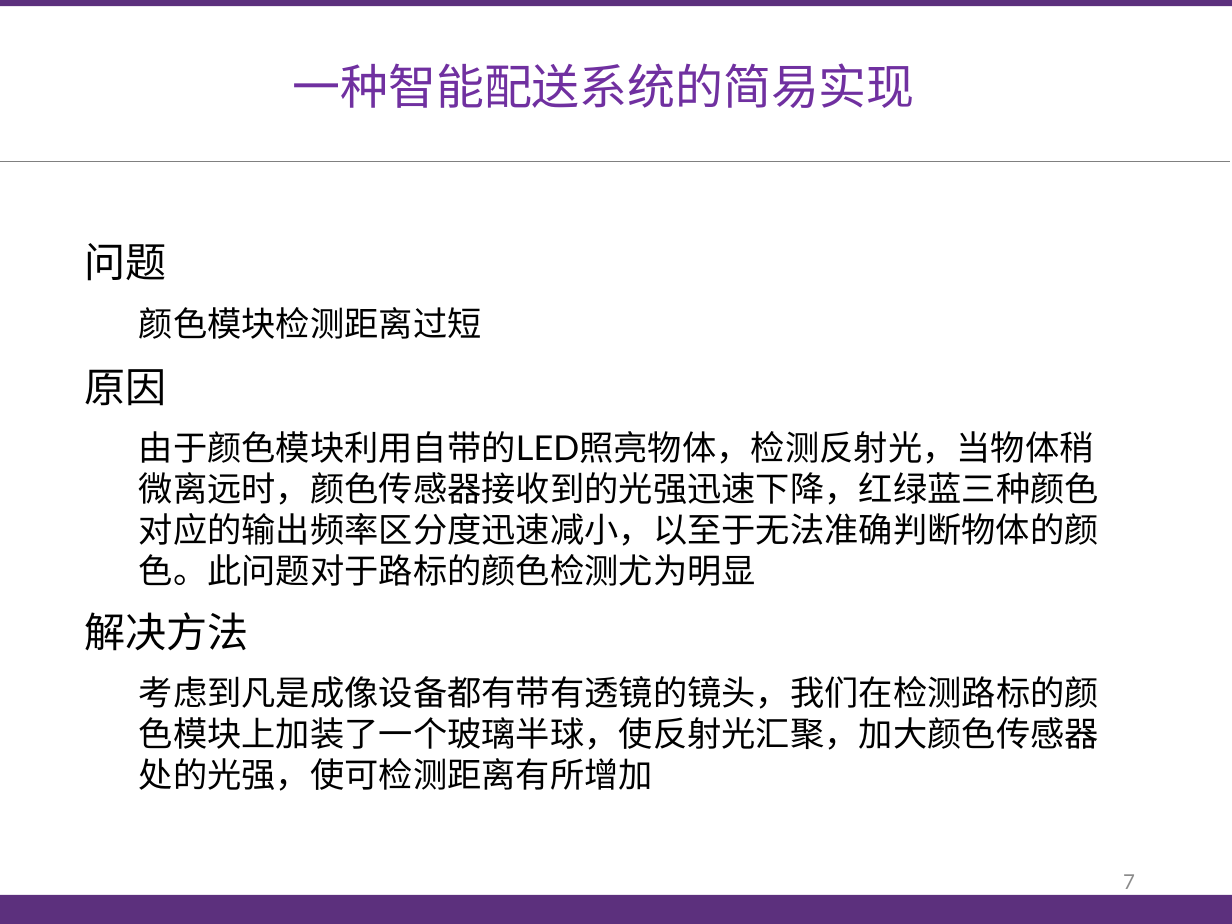
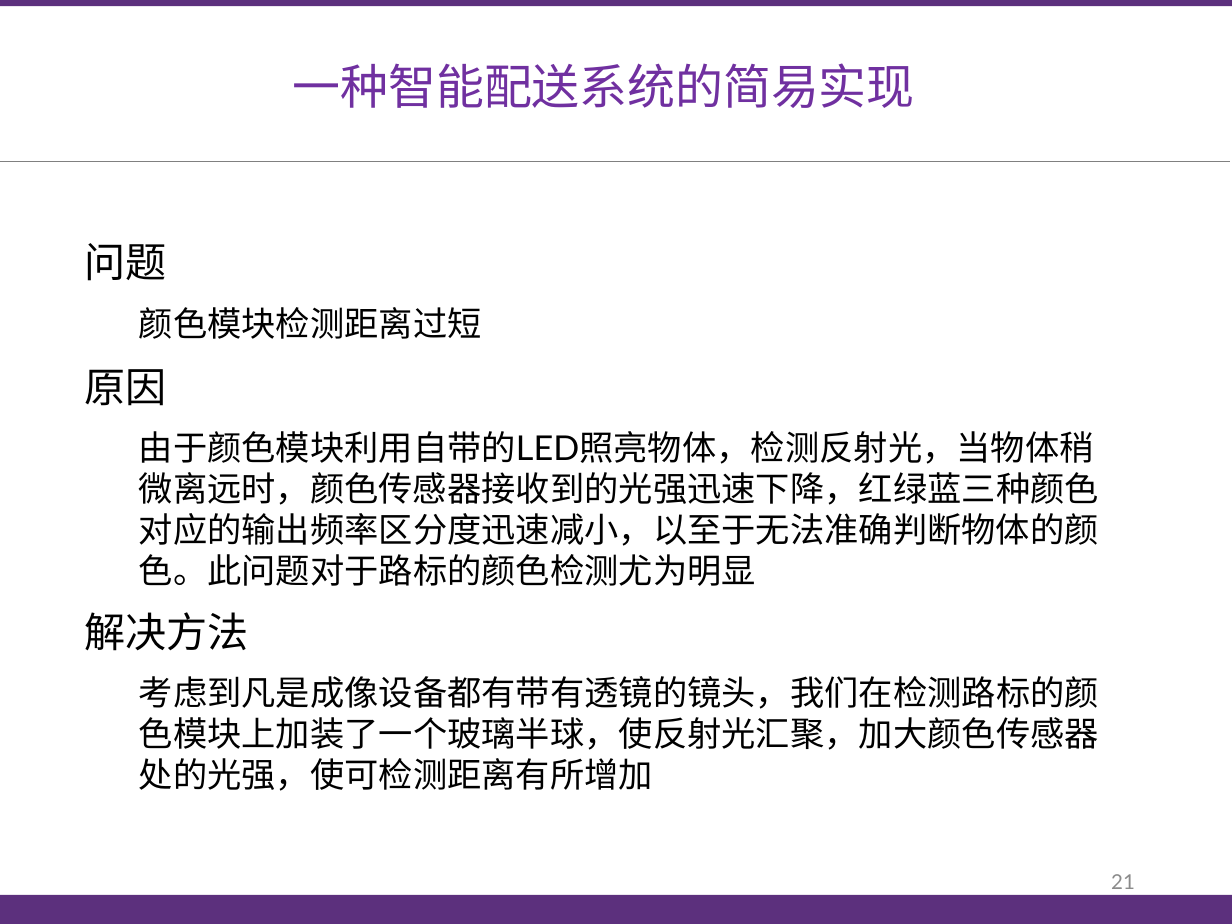
Before and after one commit to jameswhqi/summer-electronics, a slide deck: slide 21 of final_report/答辩_祁文浩_康梓峰.pptx (slide 20 before the commit). Drawn at 1232x924 pixels with LibreOffice and Linux fonts; fonts in the diff are those of the drawing. Boxes give left, top, right and bottom in pixels: in the first picture for what was removed or moved away, otherwise in the second. Text is boxed around its words. In the diff, an @@ line names an element or a change of style, - is before the commit and + after.

```diff
--- a/final_report/答辩_祁文浩_康梓峰.pptx
+++ b/final_report/答辩_祁文浩_康梓峰.pptx
@@ text at [1111, 874, 1135, 889]: text changed @@
-7
+21
```
Also in this commit, not shown: 13 other slides changed, 1 slide added, 1 slide removed, 2 other files.
